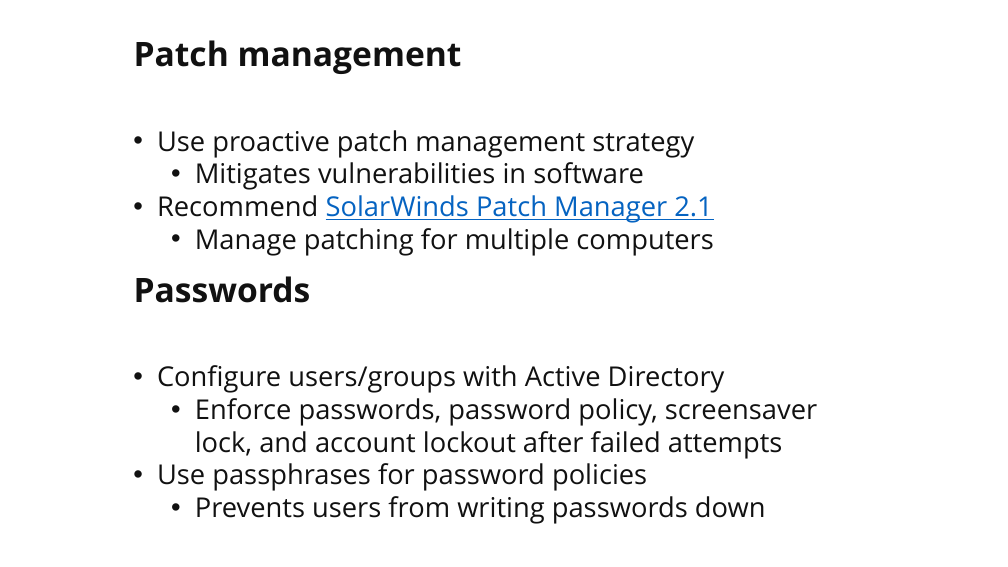
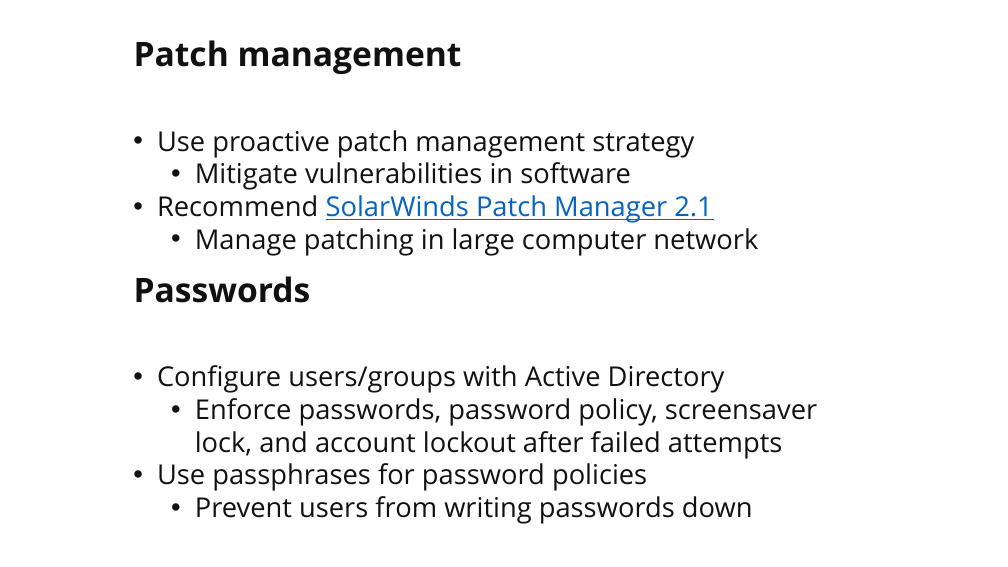
Before and after one commit to martymcflywa/ecu, a slide deck: slide 34 of year_1/sem_2/CSI1101_computer_security/0b_assignment_2_[22MAY15_0900]/dev/CSI1101_PONCE_A2_v02.pptx. Drawn at 1008x567 pixels with LibreOffice and Linux fonts; fonts in the diff are those of the drawing. Boxes give left, top, right and bottom in pixels: in the first picture for what was removed or moved away, otherwise in the second. Text is boxed around its words. In the diff, an @@ line names an element or a change of style, - is before the commit and + after.

```diff
--- a/year_1/sem_2/CSI1101_computer_security/0b_assignment_2_[22MAY15_0900]/dev/CSI1101_PONCE_A2_v02.pptx
+++ b/year_1/sem_2/CSI1101_computer_security/0b_assignment_2_[22MAY15_0900]/dev/CSI1101_PONCE_A2_v02.pptx
@@ text at [195,162,631,190]: text changed @@
-  • Mitigates vulnerabilities in software
+  • Mitigate vulnerabilities in software
@@ text at [195,228,758,256]: text changed @@
-  • Manage patching for multiple computers
+  • Manage patching in large computer network
@@ text at [195,496,753,524]: text changed @@
-  • Prevents users from writing passwords down
+  • Prevent users from writing passwords down
```
Also in this commit, not shown: 4 other slides changed.
